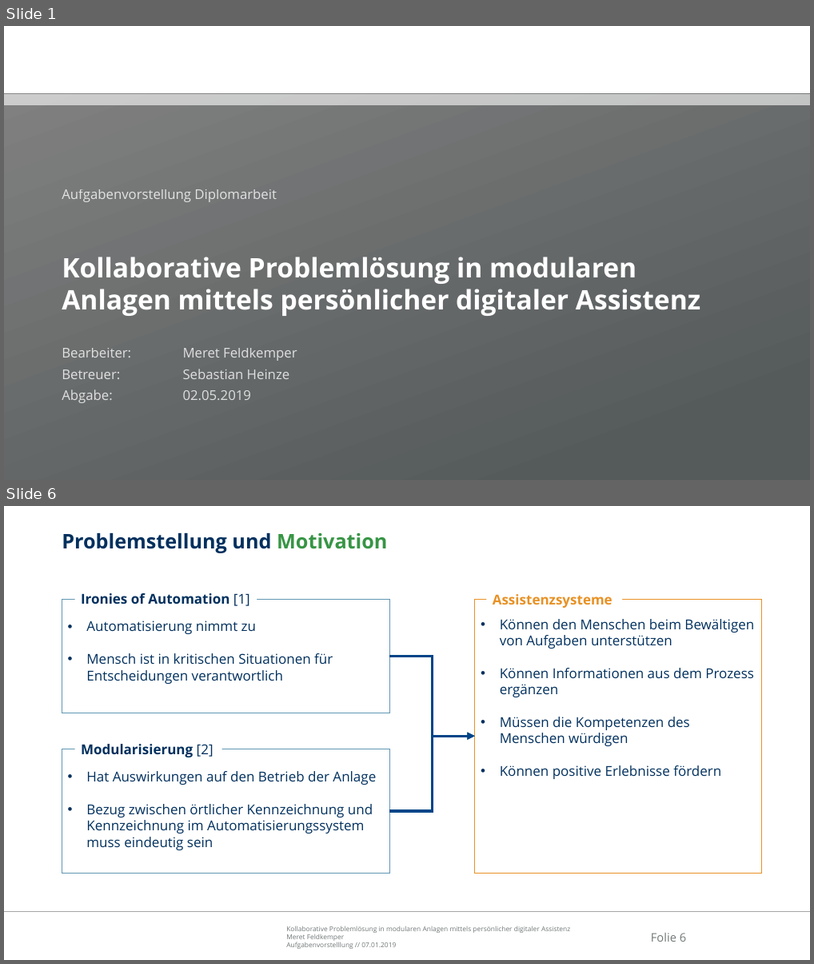
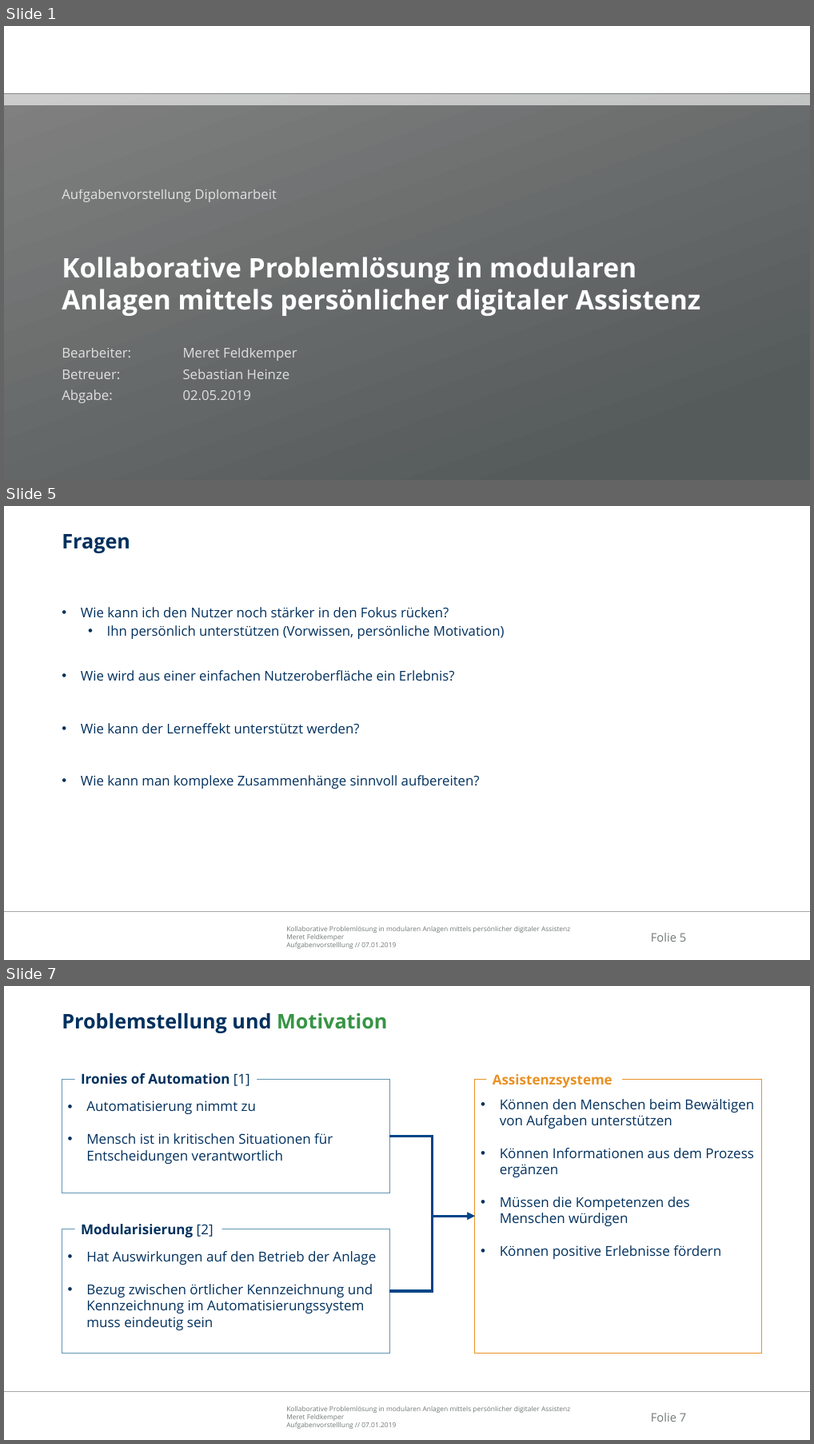
Before and after one commit to Ral3007/Diplomarbeit, a slide deck: Dokumente/Präsentationen/2019-01-24_DA_Feldkemper_Treffen_Krzywinski.pptx. Shown one above the other, each under a label of ours: slides 1 and 6 before the commit, slides 1, 5 and 7 after it; the slides between them are not shown. The pictures are 814x964 and 814x1444 pixels, drawn with LibreOffice and Linux fonts; fonts in the diff are those of the drawing; background and template pictures are left out. Boxes give left, top, right and bottom in pixels: in the first picture for what was removed or moved away, otherwise in the second. Text is boxed around its words. In the diff, an @@ line names an element or a change of style, - is before the commit and + after.

```diff
--- a/Dokumente/Präsentationen/2019-01-24_DA_Feldkemper_Treffen_Krzywinski.pptx
+++ b/Dokumente/Präsentationen/2019-01-24_DA_Feldkemper_Treffen_Krzywinski.pptx
@@ slide 5 added at <box>4,506,810,960</box>, background #FFFFFF; not listed: 3 template elements that a slide beside it also shows @@
@@ title added at <box>62,534,130,553</box>, 24 pt, text #00305E, bold @@
+Fragen
@@ text added at <box>81,607,505,788</box>, 16 pt, text #00305E @@
+• Wie kann ich den Nutzer noch stärker in den Fokus rücken?
+  • Ihn persönlich unterstützen (Vorwissen, persönliche Motivation)
+• Wie wird aus einer einfachen Nutzeroberfläche ein Erlebnis?
+• Wie kann der Lerneffekt unterstützt werden?
+• Wie kann man komplexe Zusammenhänge sinnvoll aufbereiten?
@@ what was slide 6 is now slide 7 @@
@@ page number at <box>651,1412,686,1421</box>: text changed @@
-Folie 6
+Folie 7
```
Also in this commit, not shown: 4 other slides added, 4 slides removed.
